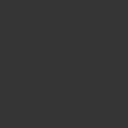
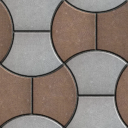
Comparing the layer stacks of the two w=128, h=128 images. Changes:
added layer "Wklejona warstwa" above "Warstwa #1" over [left=0, top=0, right=128, bottom=128]
